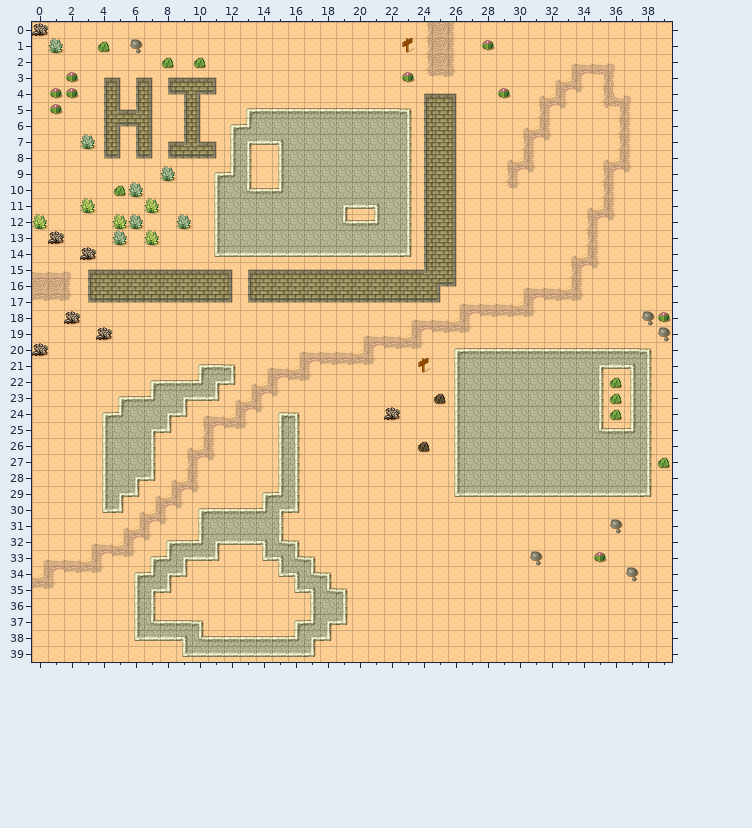
Tiled map -- examples/pntr_tiled_example.tmx. Above is the file before it was changed.
Cells are 32x32 px. Shown: x 0..39, y 0..39.
New version:
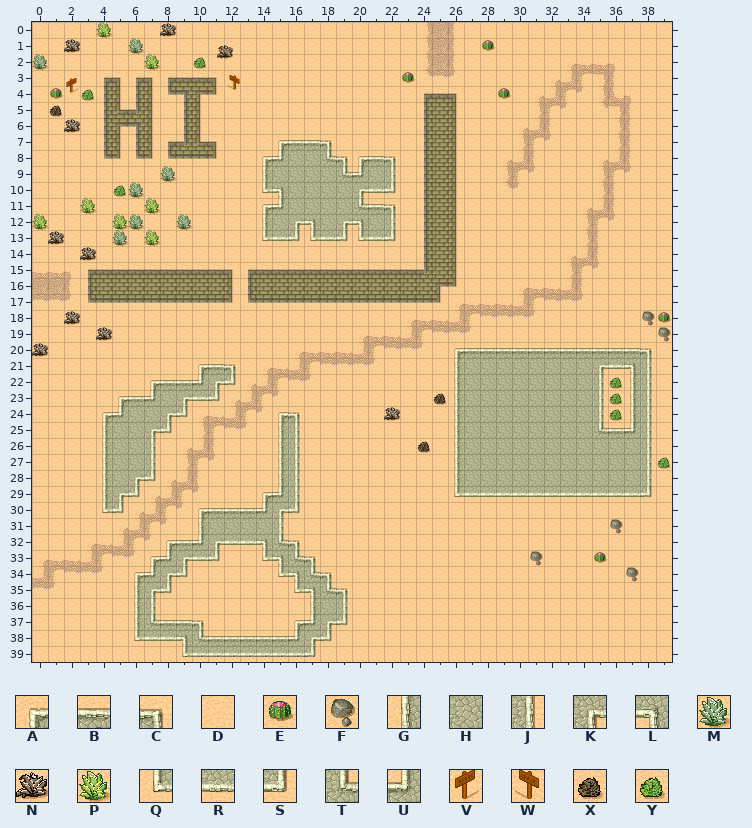
Key: from "Desert": A 24, B 25, C 26, D 29, E 30, F 31, G 32, H 33, J 34, K 35, L 36, M 37, N 38, P 39, Q 40, R 41, S 42, T 43, U 44, V 45, W 45 flipped left-right, X 46, Y 47.
_ is an empty cell.
Objects are placed by their top-left corner, in cells (3,4 is the top-left corner of cell 3,4); size is 1x1 cell unless given.
Tiles of an added or newly shown layer are drawn over the layers below it.
Difference:
Layer "Ground":
Tile B gives way to one hidden under a higher layer in row 10 at x 14; in row 12 at x 20.
Tile G gives way to one hidden under a higher layer in rows 8 to 9 at x 15.
Tile H gives way to one hidden under a higher layer in row 7 at x 16 to 18; in row 8 at x 18 to 22; in row 9 at x 19 to 20 and 22; in row 10 at x 20 to 22; in row 11 at x 14 to 15 and 22; in row 12 at x 14, 16 to 17 and 22.
Tile H gives way to one hidden under a higher layer in row 13 at x 14 to 22.
Tile K gives way to one hidden under a higher layer in row 11 at x 19.
Tile L gives way to one hidden under a higher layer in row 7 at x 15; in row 11 at x 21.
Tile R gives way to one hidden under a higher layer in row 11 at x 20.
Tile T gives way to one hidden under a higher layer in row 12 at x 19.
Tile U gives way to one hidden under a higher layer in row 10 at x 15; in row 12 at x 21.
Tile A becomes tile D in row 5 at x 13; in row 6 at x 12; in row 9 at x 11.
Tile B becomes tile D in row 5 at x 14 to 22.
Tile C becomes tile D in row 5 at x 23.
Tile E becomes tile D in rows 3 to 4 at x 2.
Tile G becomes tile D in rows 7 to 8 at x 12; in rows 10 to 13 at x 11.
Tile H becomes tile D in row 6 at x 14 to 22; in row 7 at x 19 to 22; in row 10 at x 12; in rows 11 to 13 at x 12 to 13.
Tile J becomes tile D in rows 6 to 7 at x 23; in rows 8 to 9 at x 13 and 23; in rows 10 to 13 at x 23.
Tile K becomes tile D in row 7 at x 13.
Tile M becomes tile D in row 1 at x 1; in row 7 at x 3.
Tile N becomes tile D in row 0 at x 0.
Tile Q becomes tile D in row 14 at x 11.
Tile R becomes tile D in row 7 at x 14; in row 14 at x 12 to 22.
Tile S becomes tile D in row 14 at x 23.
Tile T becomes tile D in row 10 at x 13.
Tile U becomes tile D in row 6 at x 13; in row 9 at x 12.
Tile V becomes tile D in row 1 at x 23; in row 21 at x 24.
Tile Y becomes tile D in row 1 at x 4; in row 2 at x 8.
Tile D becomes tile M in row 2 at x 0.
Tile F becomes tile M in row 1 at x 6.
Tile D becomes tile N in row 0 at x 8; in row 1 at x 2; in row 6 at x 2.
Tile D becomes tile P in row 0 at x 4; in row 2 at x 7.
Tile E becomes tile X in row 5 at x 1.
Tile D becomes tile Y in row 4 at x 3.
Layer "House" (added):
The author put tile A in row 7 at x 15; in row 8 at x 14 and 20; in row 11 at x 14.
The author put tile B in row 7 at x 16 to 17; in row 8 at x 21; in row 11 at x 21.
The author put tile C in row 7 at x 18; in row 8 at x 19 and 22; in row 11 at x 22.
The author put tile G in row 9 at x 14; in row 12 at x 14.
The author put tile H in row 9 at x 15; in row 11 at x 19; in row 12 at x 21.
The author put tile J in row 9 at x 22; in row 12 at x 22.
The author put tile K in row 10 at x 20; in row 12 at x 16 and 19.
The author put tile L in row 10 at x 15; in row 12 at x 17 and 20.
The author put tile Q in row 10 at x 14; in row 13 at x 14, 17 and 20.
The author put tile R in row 10 at x 21; in row 13 at x 15, 18 and 21.
The author put tile S in row 10 at x 22; in row 13 at x 16, 19 and 22.
The author put tile T in row 8 at x 18; in row 9 at x 19; in row 11 at x 20.
The author put tile U in row 8 at x 15; in row 9 at x 20; in row 11 at x 15.
Layer "Objects" (added):
A new object: N at 11.6,1.4.
A new object: W "Goodbye World Sign" at 12.1,3.3.
A new object: V "Hello World Sign" at 2,3.5.
